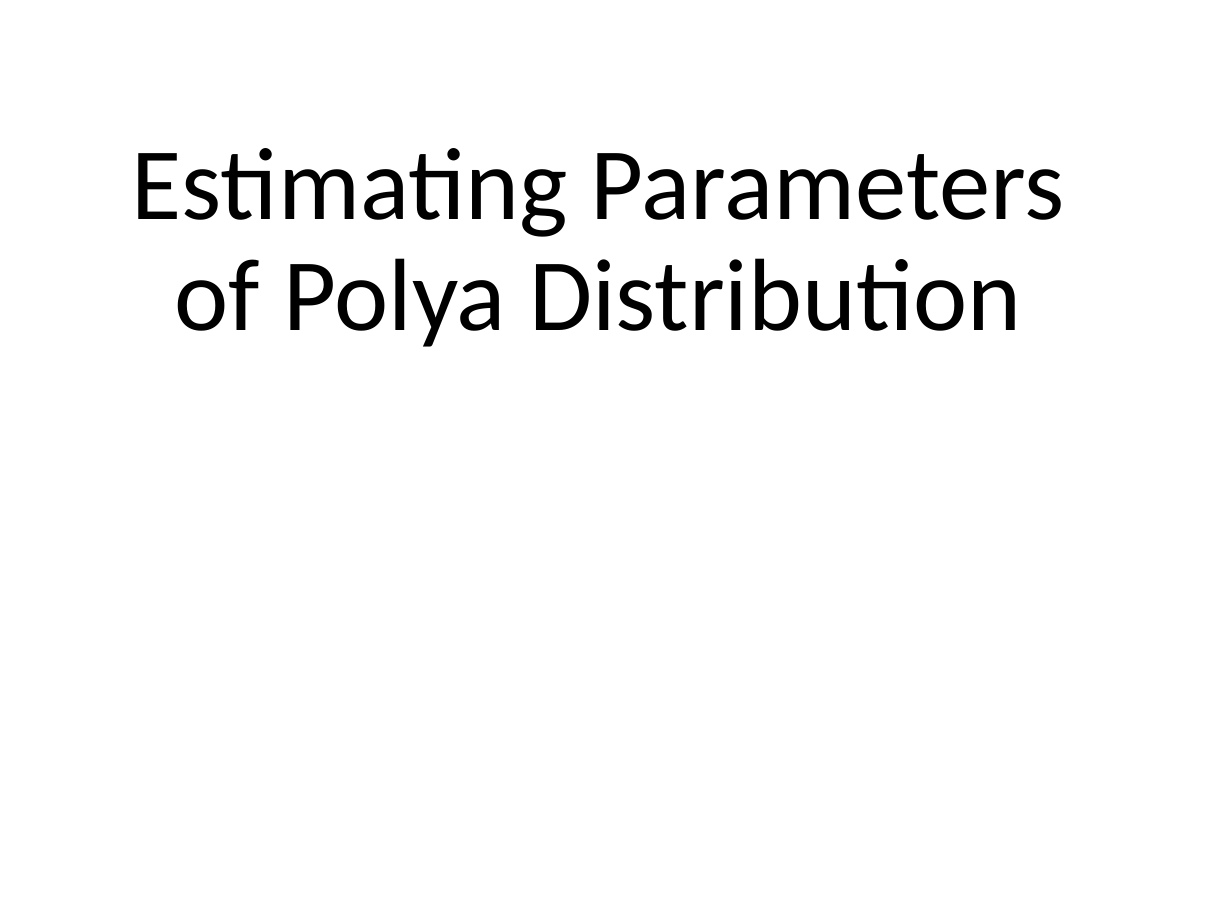
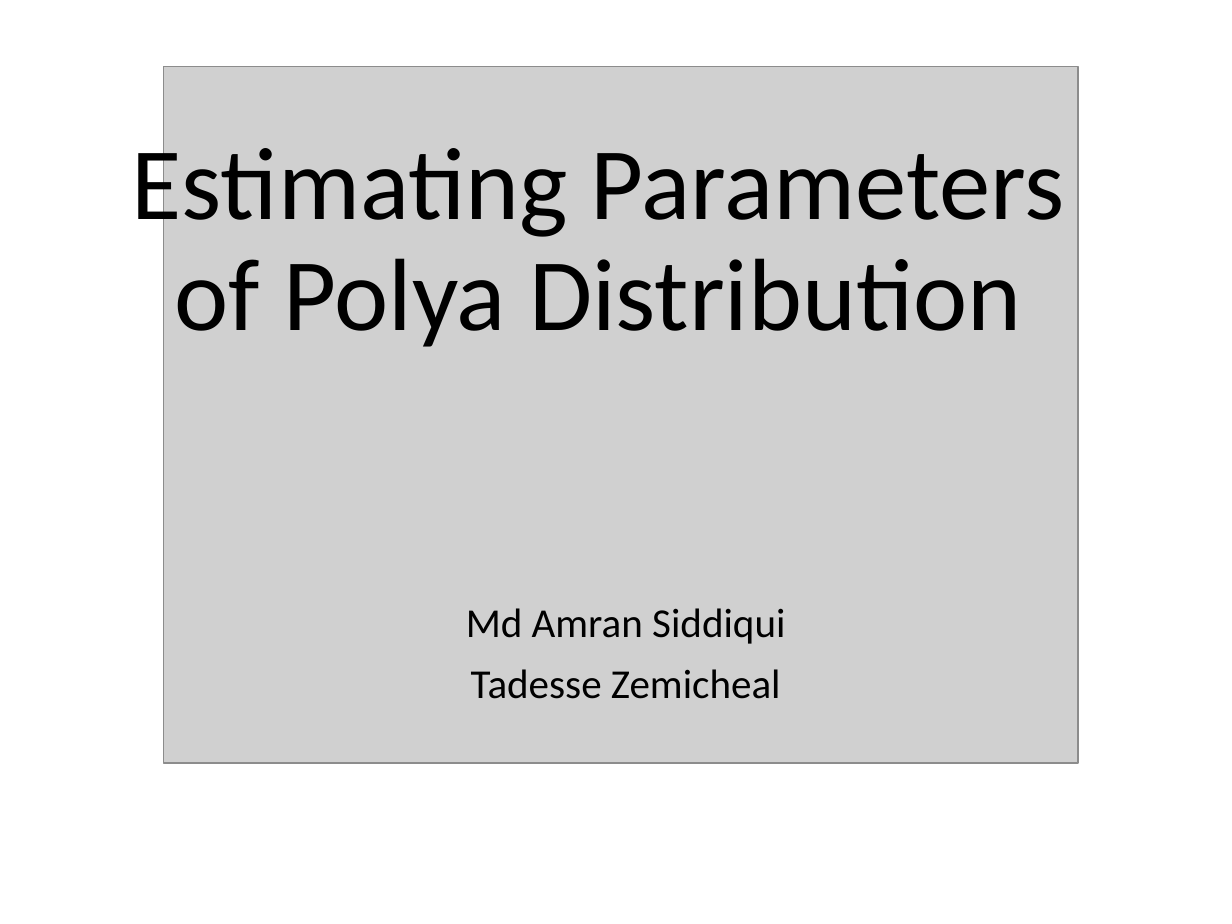
Before and after one commit to tadeze/PolyDistribution, a slide deck: slide 1 of FinalPresentation_polya.pptx. Drawn at 1232x924 pixels with LibreOffice and Linux fonts; fonts in the diff are those of the drawing; grey boxes stand for pictures. Boxes give left, top, right and bottom in pixels: in the first picture for what was removed or moved away, otherwise in the second. Text is boxed around its words. In the diff, an @@ line names an element or a change of style, - is before the commit and + after.

```diff
--- a/FinalPresentation_polya.pptx
+++ b/FinalPresentation_polya.pptx
@@ picture added at bbox=[164, 67, 1078, 763] @@
@@ subtitle added at bbox=[466, 608, 785, 699], 24 pt, text #000000 @@
+Md Amran Siddiqui
+Tadesse Zemicheal
```
Also in this commit, not shown: 4 other slides changed, 8 slides added, 9 slides removed, 13 other files.
